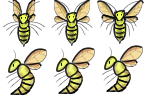
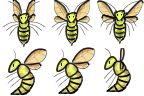
The second 144x96 image is a revision of the first. Changes to its layers:
painted on "Legs" (1st of 6, in "Left 3" › "Line") over [102, 46, 128, 89]
painted on "Tactile" (1st of 5, in "Left 3" › "Line") over [104, 46, 128, 64]
removed layer "Back wing" (1st of 3, in "Left 3" › "Line") from group "Line" over [102, 45, 143, 89]
removed layer "Front wing" (1st of 3, in "Left 3" › "Line") from group "Line" over [102, 45, 143, 89]
moved "Wings" (1st of 12, in "Left 3" › "Line") into group "Line", painted on it over [102, 45, 143, 89]
removed group "Wings" (2nd of 12, in "Left 3" › "Draw") (2 layers) from group "Draw" over [102, 45, 143, 89]
removed layer "Patterns" (2nd of 12, in "Left 3" › "Draw" › "Wings") from group "Wings" over [102, 45, 143, 89]
removed layer "Base" (1st of 6, in "Left 3" › "Draw" › "Wings") from group "Wings" over [102, 45, 143, 89]
added layer "Wings" (2nd of 12, in "Left 3" › "Draw") in group "Draw" over [102, 46, 128, 89]
